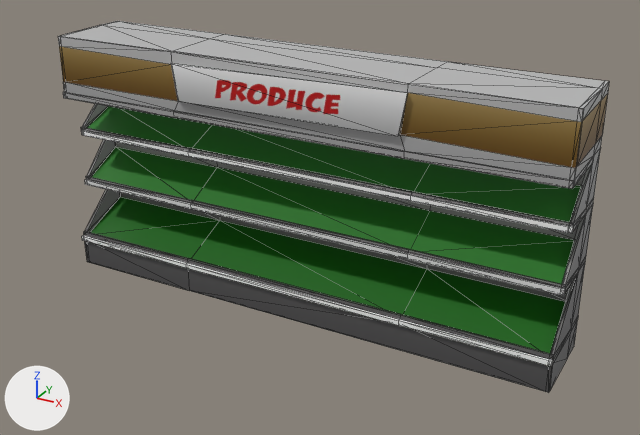
One commit to the FBX model Major Production - Team 1 Project - AIE/Assets/Models/produceWall/obj_produceWall.fbx: the scene before it, then after it.
One viewpoint serves both versions: a 50 mm lens placed at (5.51, -9.02, 6.15), pointed at (0.36, 0.34, 1.46). Lighting does not change. The marker at lower left points along +X, +Y and +Z. Mesh edges are drawn as thin lines.

Names of what the first picture shows: 'geo_produceShelf'.
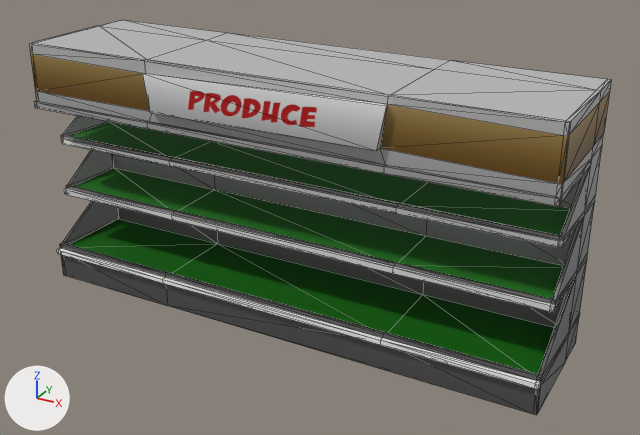
Location of each change, [x1, y1, x2, y2] in pixels of the pictures (640 x 435 px; the box of a moved part takes in the faces that stretch with it):
'geo_produceShelf', reshaped, rescaled (6% taller)
    before: [58, 21, 609, 393]
    after: [29, 20, 611, 415]
part 1 of me_mesh, moved or reshaped
    before: [85, 104, 586, 353]
    after: [64, 116, 582, 374]

What the commit changed:
me_mesh has 345 vertices, 686 faces and spans x -0.5..0.5, y -0.5..0.72, z -0.5..3.25.
me_mesh is used by ob_geo_produceshelf; location (0.03, 1.03, 1.45); rotation (1.571, 0.0, 0.0), in degrees (90, 0, 0); scale (7.21, 2.88, 0.349).
Before the commit, vertices of me_mesh: 66 (0.49, 0.31, 0.5), 67 (-0.49, 0.31, 0.5), 70 (0.49, 0.07, 0.5), 71 (-0.49, 0.07, 0.5) at pixel (115, 146), 74 (-0.49, -0.22, 0.5) at pixel (120, 196).
Before the commit, vertices of me_mesh: 75 (0.49, -0.22, 0.5), 252 (0.23, 0.31, 0.5), 253 (-0.23, 0.31, 0.5), 272 (0.23, 0.07, 0.5) at pixel (429, 210), 273 (-0.23, 0.07, 0.5) at pixel (217, 167).
Before the commit, vertices of me_mesh: 292 (-0.23, -0.22, 0.5) at pixel (219, 220), 293 (0.23, -0.22, 0.5) at pixel (426, 268).
Part 1, on me_mesh:
Vertices 74, 75, 292, 293 of me_mesh move by (0.0, -0.12, 0.0).
Vertices 70, 71, 272, 273 of me_mesh move by (0.0, -0.11, 0.0).
Vertices 66, 67, 252, 253 of me_mesh move by (0.0, -0.09, 0.0).
Object 'geo_produceShelf' (ob_geo_produceshelf) is rescaled from (7.21, 2.88, 0.349) to (7.21, 2.88, 0.525).
